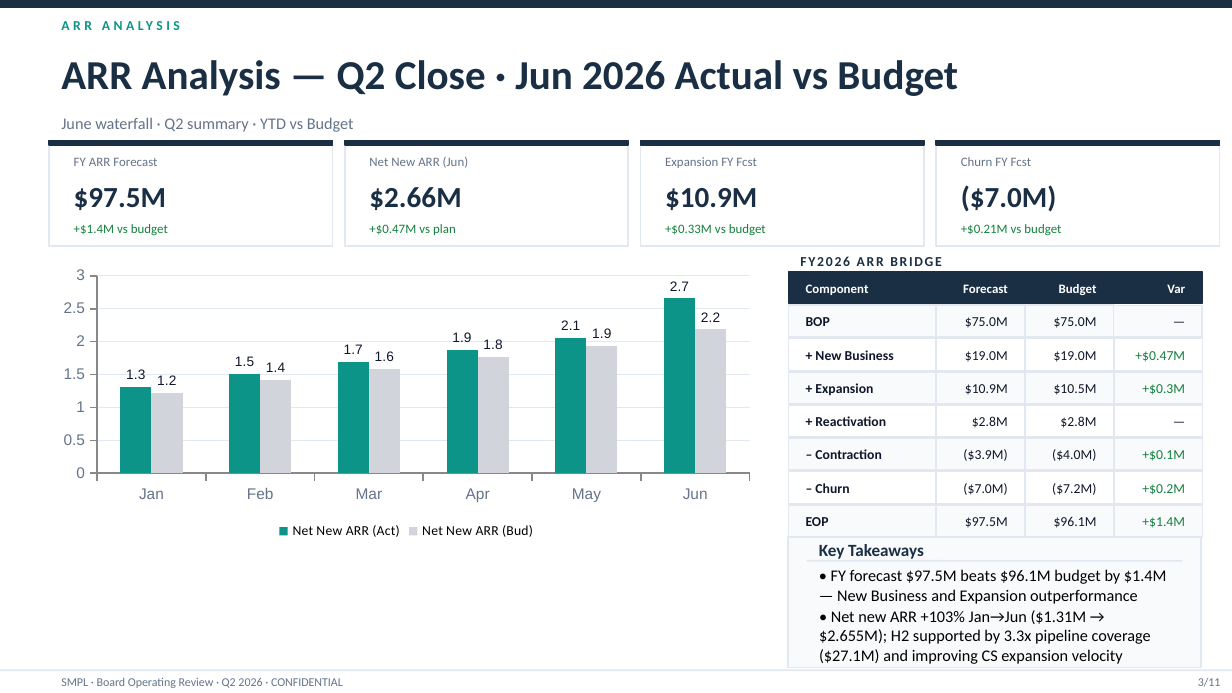
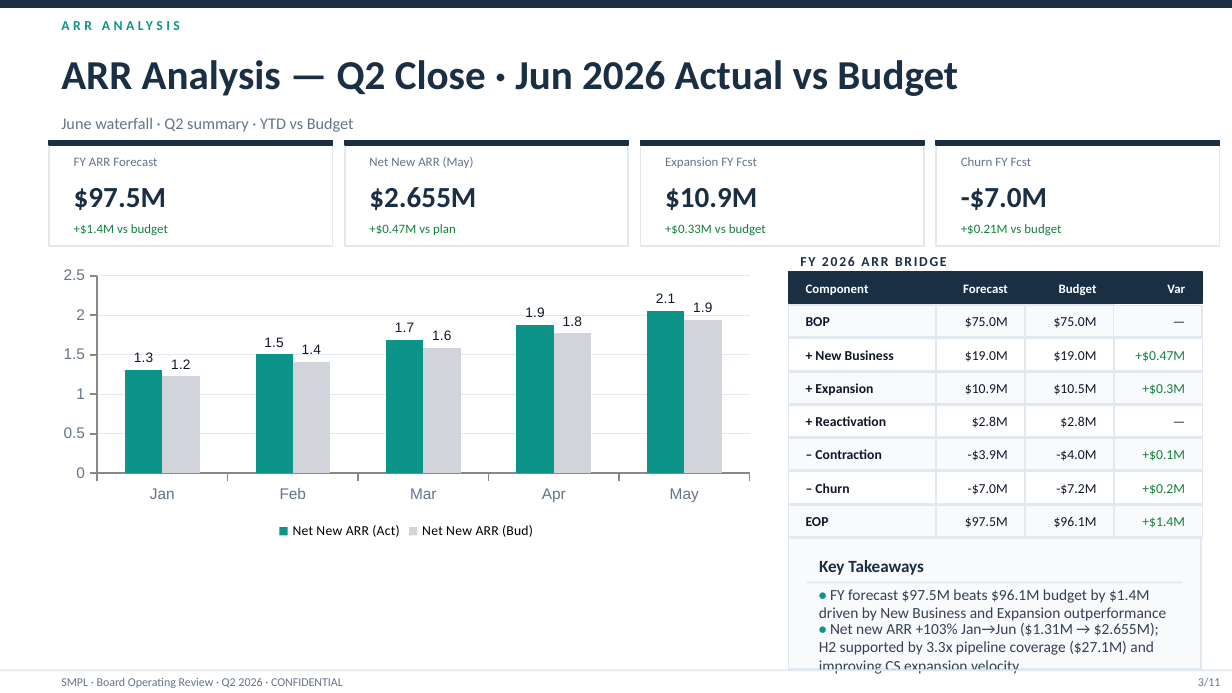
Before and after one commit to mattjustice-ops/smpl-financial-intelligence, a slide deck: slide 3 of frontend/public/board-sample/exports/SMPL_Board_Review_Q2_2026.pptx. Drawn at 1232x693 pixels with LibreOffice and Linux fonts; fonts in the diff are those of the drawing. Boxes give left, top, right and bottom in pixels: in the first picture for what was removed or moved away, otherwise in the second. Text is boxed around its words. In the diff, an @@ line names an element or a change of style, - is before the commit and + after.

```diff
--- a/frontend/public/board-sample/exports/SMPL_Board_Review_Q2_2026.pptx
+++ b/frontend/public/board-sample/exports/SMPL_Board_Review_Q2_2026.pptx
@@ text at bbox=[369, 157, 474, 168]: text changed @@
-Net New ARR (Jun)
+Net New ARR (May)
@@ text at bbox=[369, 187, 476, 210]: text changed @@
-$2.66M
+$2.655M
@@ text at bbox=[961, 188, 1047, 210]: text changed @@
-($7.0M)
+-$7.0M
@@ column chart at bbox=[49, 261, 764, 545] @@
-categories: Jan, Feb, Mar, Apr, May, Jun
+categories: Jan, Feb, Mar, Apr, May
-Net New ARR (Act): 1.3, 1.5, 1.7, 1.9, 2.1, 2.7
+Net New ARR (Act): 1.3, 1.5, 1.7, 1.9, 2.1
-Net New ARR (Bud): 1.2, 1.4, 1.6, 1.8, 1.9, 2.2
+Net New ARR (Bud): 1.2, 1.4, 1.6, 1.8, 1.9
@@ text at bbox=[800, 256, 947, 266]: spaces changed @@
-FY2026 ARR BRIDGE
+FY 2026 ARR BRIDGE
@@ text at bbox=[968, 450, 1008, 461]: text changed @@
-($3.9M)
+-$3.9M
@@ text at bbox=[1056, 450, 1096, 461]: text changed @@
-($4.0M)
+-$4.0M
@@ text at bbox=[968, 484, 1008, 495]: text changed @@
-($7.0M)
+-$7.0M
@@ text at bbox=[1056, 484, 1096, 495]: text changed @@
-($7.2M)
+-$7.2M
@@ text "Key Takeaways": place and size @@
-text "Key Takeaways" at bbox=[819, 544, 924, 559]
+text "Key Takeaways" at bbox=[819, 560, 924, 575]
@@ line moved from (807, 561) - (1183, 561) to (807, 583) - (1183, 583) @@
@@ text at bbox=[819, 589, 1166, 621]: text changed; size 9.5 to 9 pt; text colour #000000 to #334155 @@
-• FY forecast $97.5M beats $96.1M budget by $1.4M — New Business and Expansion outperformance
+• FY forecast $97.5M beats $96.1M budget by $1.4M driven by New Business and Expansion outperformance
@@ text "• Net new ARR +103% ...": place and size @@
-text "• Net new ARR +103% ..." at bbox=[819, 610, 1151, 664]
+text "• Net new ARR +103% ..." at bbox=[819, 623, 1159, 674]
@@ text "• Net new ARR +103% ..." at bbox=[819, 623, 1159, 674]: size 9.5 to 9 pt, text colour #000000 to #334155; text colour #000000 to #0D9488, bold on in "•" @@
```
Also in this commit, not shown: 8 other slides changed, 1 other file.
